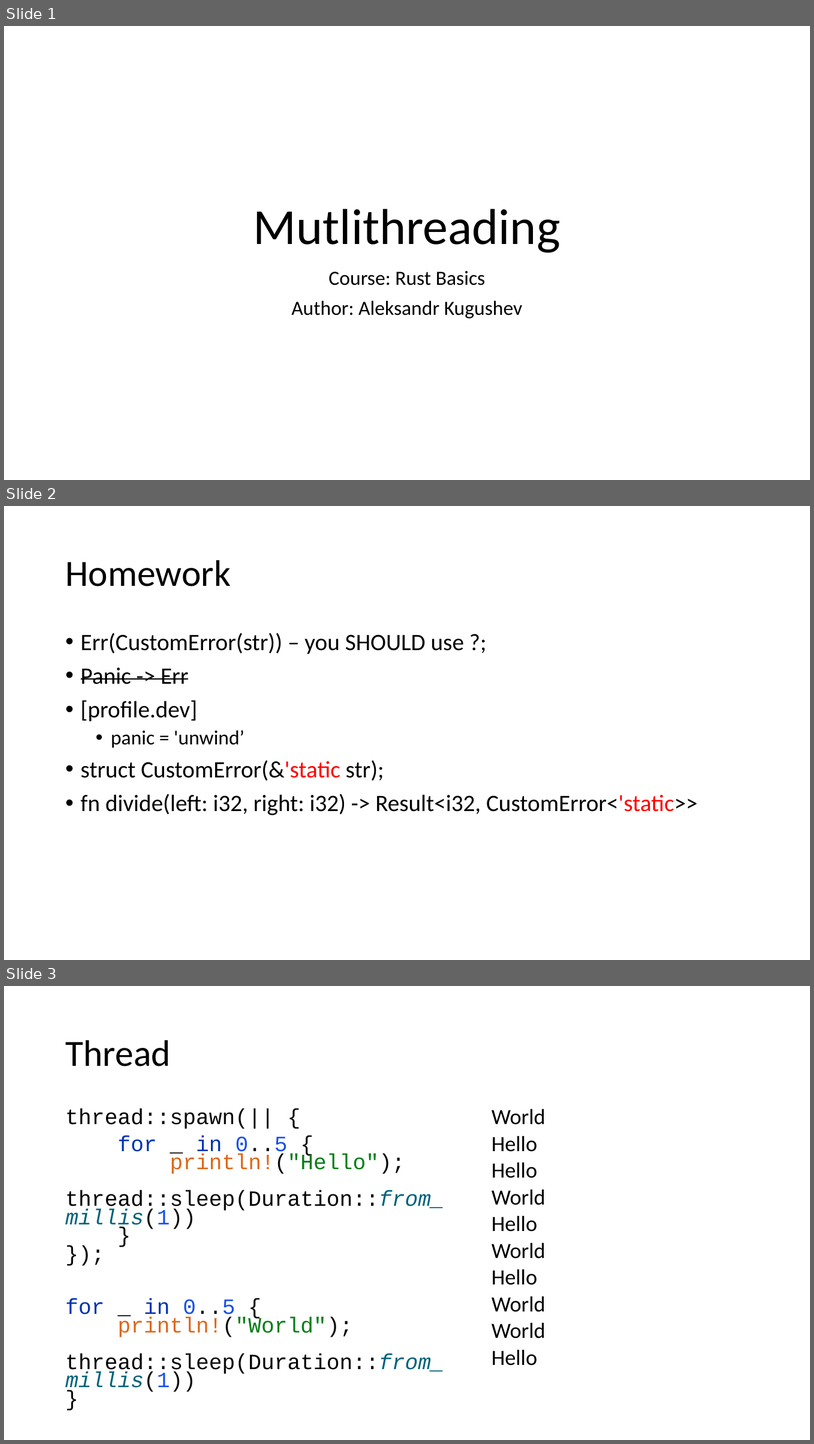
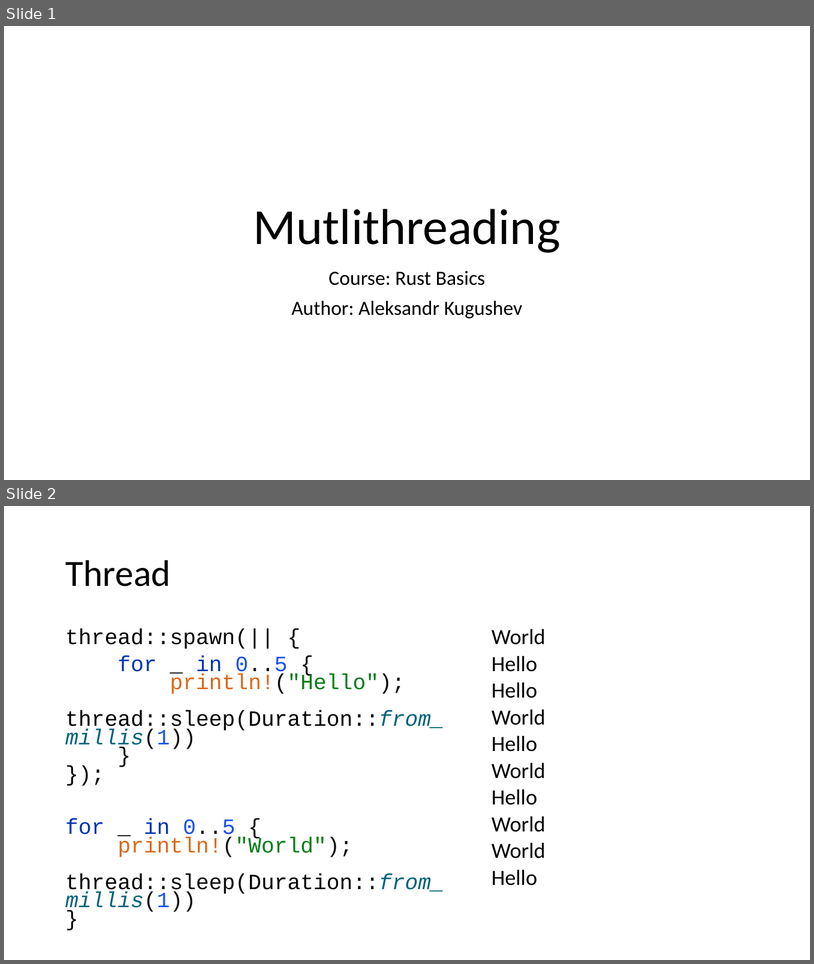
Before and after one commit to kugushev/course-rust-basics, a slide deck: pres/09-Multithreading.pptx. Shown one above the other, each under a label of ours: slides 1, 2 and 3 before the commit, slides 1 and 2 after it. The pictures are 814x1444 and 814x964 pixels, drawn with LibreOffice and Linux fonts; fonts in the diff are those of the drawing. Boxes give left, top, right and bottom in pixels: in the first picture for what was removed or moved away, otherwise in the second. Text is boxed around its words. In the diff, an @@ line names an element or a change of style, - is before the commit and + after.

```diff
--- a/pres/09-Multithreading.pptx
+++ b/pres/09-Multithreading.pptx
@@ slide 2 removed at bbox=[4, 506, 810, 960], background #FFFFFF @@
@@ title removed at bbox=[65, 560, 231, 586] @@
-Homework
@@ text removed at bbox=[81, 633, 698, 815] @@
-• Err(CustomError(str)) – you SHOULD use ?;
-• Panic -> Err
-• [profile.dev]
-  • panic = 'unwind’
-• struct CustomError(&'static str);
-• fn divide(left: i32, right: i32) -> Result<i32, CustomError<'static>>
@@ what was slide 3 is now slide 2 @@
```
Also in this commit, not shown: 1 slide changed, 4 other files.
